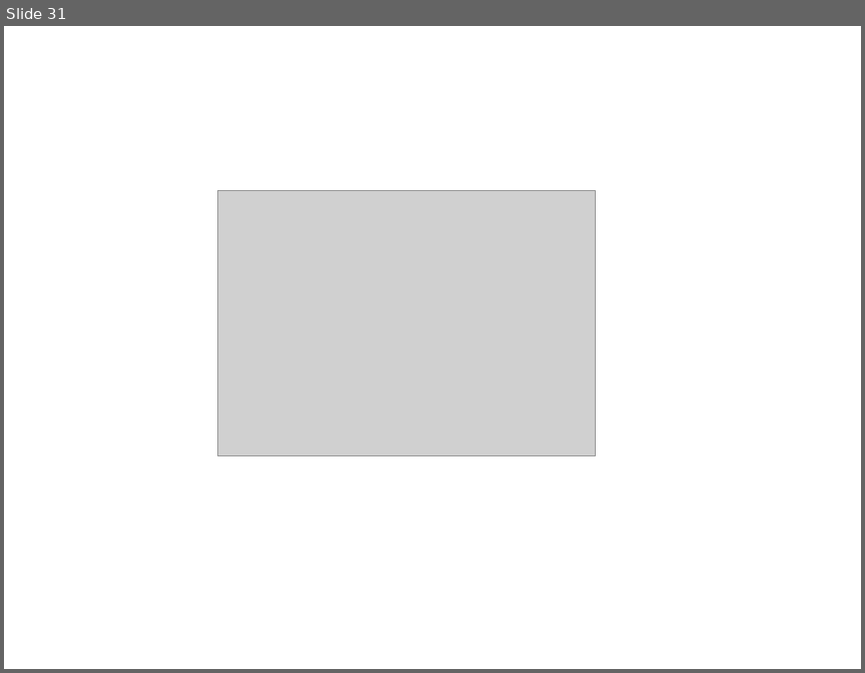
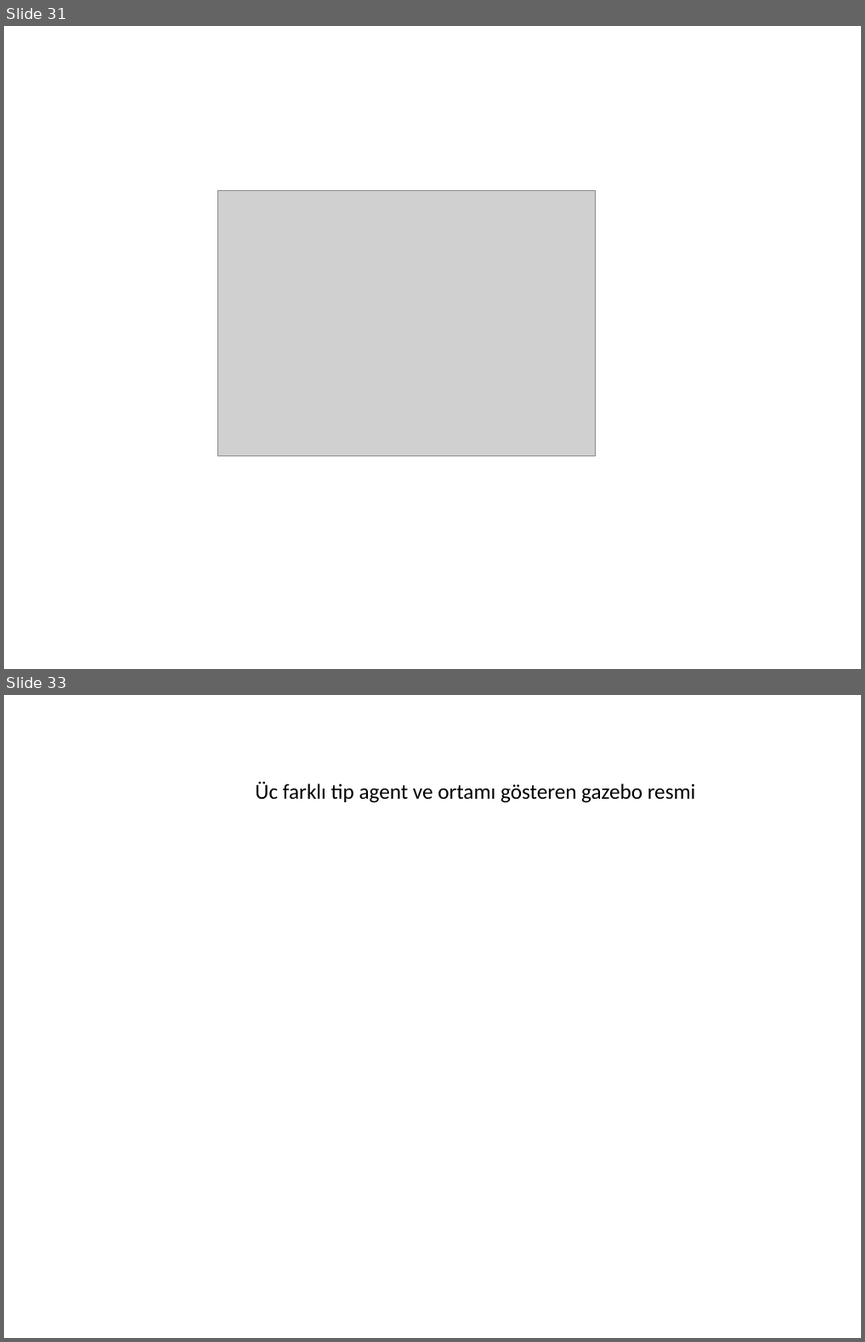
Before and after one commit to kadir4172/formation_control, a slide deck: Tez Çizimleri.pptx. Shown one above the other, each under a label of ours: slide 31 before the commit, slides 31 and 33 after it; the slides between them are not shown. The pictures are 865x673 and 865x1342 pixels, drawn with LibreOffice and Linux fonts; fonts in the diff are those of the drawing; grey boxes stand for pictures. Boxes give left, top, right and bottom in pixels: in the first picture for what was removed or moved away, otherwise in the second. Text is boxed around its words. In the diff, an @@ line names an element or a change of style, - is before the commit and + after.

```diff
--- a/Tez Çizimleri.pptx
+++ b/Tez Çizimleri.pptx
@@ slide 33 added at bbox=[4, 695, 861, 1338], background #FFFFFF @@
@@ text added at bbox=[255, 782, 696, 803], 18 pt, text #000000 @@
+Üc farklı tip agent ve ortamı gösteren gazebo resmi
```
Also in this commit, not shown: 1 other slide added, 13 other files.
